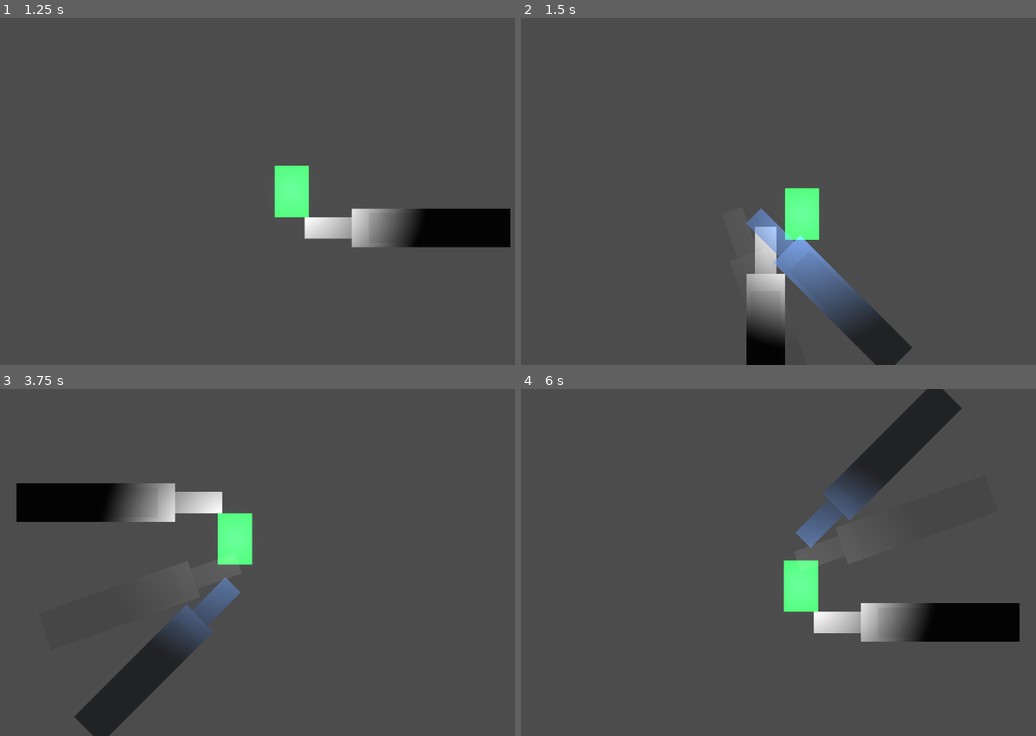
Above: before the commit, frames 1-4 (two rows, left to right).
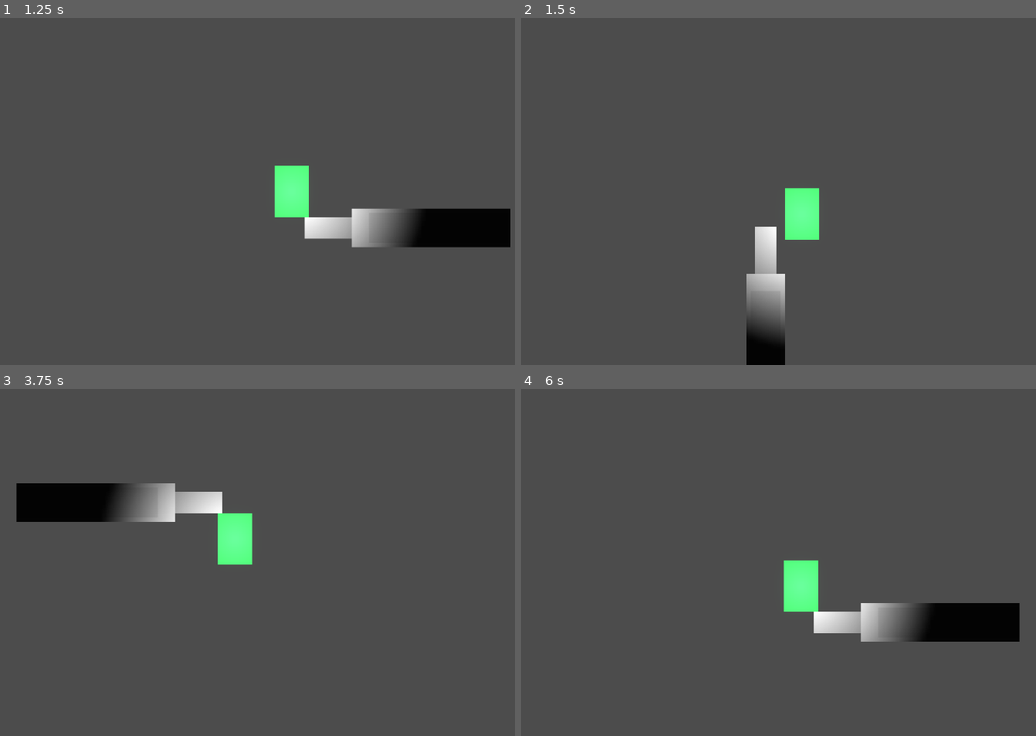
Above: after the commit, the same moments.

Repository: WMsans/top-down-rogue
Game: Godot game, scene res://scenes/main.tscn
Same seed, same stepped clock (60 frames per second), same inputs: the game is played once before the commit and once after it.
Inputs (mouse positions are in pixels of both pictures, inside the frame that each line leads up to):
- Up to frame 1 (1.25 s): tap Enter at 0.5 s; move the mouse to (391, 174) at 0.52 s; hold D from 0.53 s (still down); tap Z at 0.6 s; click (391, 174) at 0.67 s
- Up to frame 2 (1.5 s): tap Space at 1.25 s; move the mouse to (654, 208) at 1.27 s; release D at 1.28 s; hold S from 1.28 s (still down); tap X at 1.35 s
- Up to frame 3 (3.75 s): move the mouse to (319, 486) at 2.02 s; release S at 2.03 s; hold D 2.03-2.78 s; tap C at 2.1 s; move the mouse to (226, 631) at 2.77 s; hold W 2.78-3.53 s; tap Z at 2.85 s; click (226, 631) at 2.92 s; move the mouse to (442, 614) at 3.52 s; hold A from 3.53 s (still down); tap X at 3.6 s
- Up to frame 4 (6 s): move the mouse to (593, 510) at 4.27 s; tap C at 4.35 s; tap Enter at 5 s; move the mouse to (809, 562) at 5.02 s; release A at 5.03 s; hold S 5.03-5.78 s; tap Z at 5.1 s; click (809, 562) at 5.17 s; move the mouse to (685, 475) at 5.77 s; hold D from 5.78 s (still down); tap X at 5.85 s

Frame 1 is identical in both runs. In frame 2, 3.6% of the frame differs, in the area x 43-77%, y 54-100%; in frame 3, 3.6%, in the area x 14-47%, y 54-100%; in frame 4, 3.6%.
Error in both runs: Cannot call method 'shader_create_from_spirv' on a null value. (res://src/core/world_manager.gd:97)

Commit message:
feat(melee-weapon): trigger visual swing instead of spawning effect

Diff:
--- a/src/weapons/melee_weapon.gd
+++ b/src/weapons/melee_weapon.gd
@@ -12,6 +12,7 @@
 
 func _init() -> void:
 	name = "Melee Weapon"
+	visual_scene = preload("res://scenes/weapon_visual.tscn")
 
 
 func use(user: Node) -> void:
@@ -25,14 +26,20 @@
 	var pos: Vector2 = user.global_position
 	var direction := _get_facing_direction(user)
 
+	trigger_visual(direction)
+
 	var materials: Array[int] = [
 		MaterialRegistry.MAT_GAS,
 		MaterialRegistry.MAT_LAVA
 	]
 	world_manager.disperse_materials_in_arc(pos, direction, RANGE, ARC_ANGLE, PUSH_SPEED, materials)
 
-	_spawn_effect(user, direction)
 	_cooldown_timer = COOLDOWN
+
+
+func _do_visual(direction: Vector2) -> void:
+	if visual:
+		visual.swing(direction)
 
 
 func tick(delta: float) -> void:
@@ -61,11 +68,3 @@
 		if vel is Vector2 and vel.length_squared() > 0.01:
 			return vel.normalized()
 	return Vector2.DOWN
-
-
-func _spawn_effect(user: Node, direction: Vector2) -> void:
-	var effect_scene := preload("res://scenes/melee_swing_effect.tscn")
-	var effect := effect_scene.instantiate()
-	effect.global_position = user.global_position
-	effect.setup(direction, WEAPON_TEXTURE)
-	user.get_tree().current_scene.add_child(effect)
